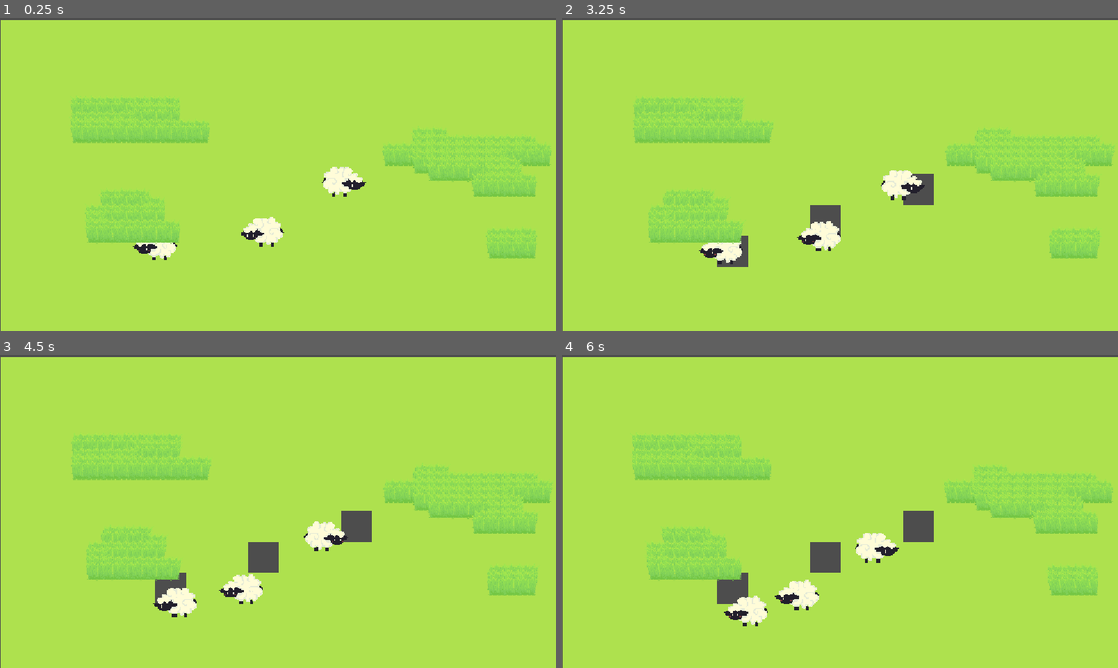
Above: before the commit, frames 1-4 (two rows, left to right).
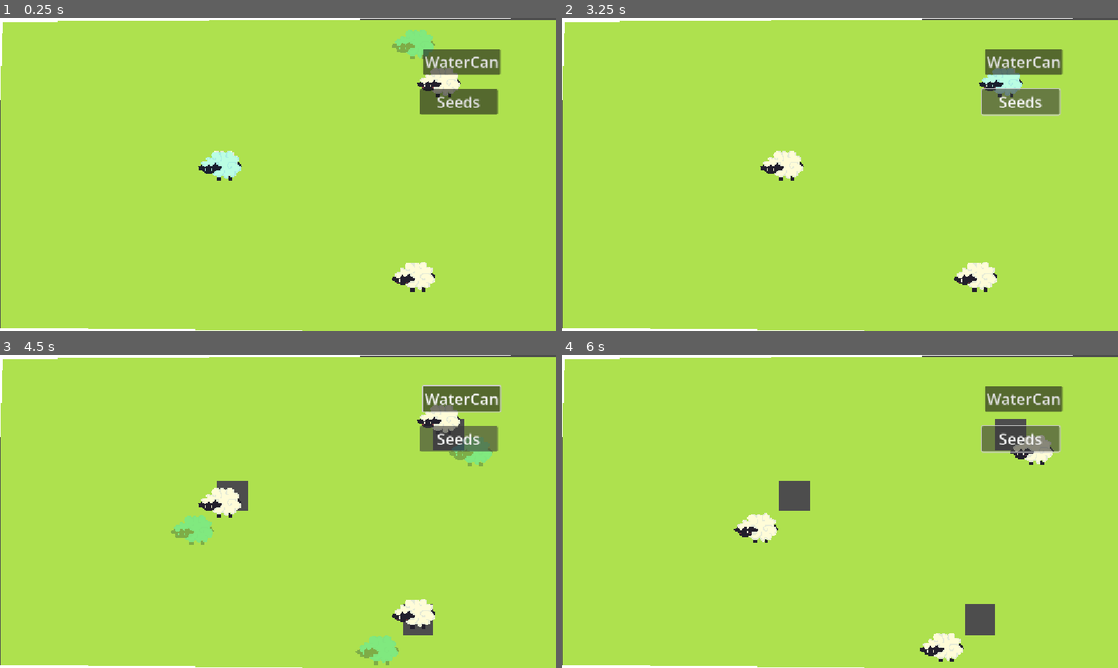
Above: after the commit, the same moments.

Repository: Somgolie/sheep-game-proto
Game: Godot game, scene res://World/open_field.tscn
Same seed, same stepped clock (60 frames per second), same inputs: the game is played once before the commit and once after it.
Inputs (mouse positions are in pixels of both pictures, inside the frame that each line leads up to):
- Up to frame 1 (0.25 s): no input
- Up to frame 2 (3.25 s): click (1023, 61) at 0.5 s, where only the run after the commit has a clickable "WaterCan"; click (1023, 102) at 1.25 s, where only the run after the commit has a clickable "Seeds"; hold Right (Right) 2.03-2.78 s; hold Down (Down) from 2.78 s (still down)
- Up to frame 3 (4.5 s): release Down (Down) at 3.53 s; hold Right (Right) 3.53-4.28 s; hold Up (Up) from 4.28 s (still down)
- Up to frame 4 (6 s): release Up (Up) at 5.03 s; hold Left (Left) from 5.03 s (still down)

The runs differ from the first frame. In frame 1, 14% of the frame differs, in the area x 0-100%, y 0-100%; in frame 2, 15%; in frame 3, 17%; in frame 4, 16%.

Commit message:
Added SheepAi constricting inside viewbox space
also added ui i guess

Diff:
--- /dev/null
+++ b/Actors/sheep.tscn
@@ -0,0 +1,50 @@
+[gd_scene format=3 uid="uid://dyug3ipaocltk"]
+
+[ext_resource type="Texture2D" uid="uid://cbdmqyn2wpw01" path="res://sheepsvg1.svg" id="1_t2roc"]
+[ext_resource type="Script" uid="uid://ei0624qd1nh" path="res://Actors/sheepAi.gd" id="2_antod"]
+
+[sub_resource type="RectangleShape2D" id="RectangleShape2D_3bsjv"]
+size = Vector2(80, 57)
+
+[sub_resource type="RectangleShape2D" id="RectangleShape2D_ju73n"]
+size = Vector2(34.70588, 22.941174)
+
+[node name="Sheep" type="Node2D" unique_id=1622407135]
+script = ExtResource("2_antod")
+
+[node name="Sheepsvg1" type="Sprite2D" parent="." unique_id=1012641738]
+self_modulate = Color(0.99999994, 0.9876768, 0.84645057, 1)
+y_sort_enabled = true
+texture_filter = 1
+scale = Vector2(1.72, 1.72)
+texture = ExtResource("1_t2roc")
+
+[node name="Area2D" type="Area2D" parent="." unique_id=1050865333]
+visible = false
+disable_mode = 1
+monitoring = false
+monitorable = false
+
+[node name="CollisionShape2D" type="CollisionShape2D" parent="Area2D" unique_id=1164576548]
+visible = false
+position = Vector2(0, -4.5)
+shape = SubResource("RectangleShape2D_3bsjv")
+
+[node name="Ghost" type="Sprite2D" parent="." unique_id=1142592679]
+self_modulate = Color(0.019607844, 1, 1, 0)
+texture_filter = 1
+scale = Vector2(1.7, 1.7)
+texture = ExtResource("1_t2roc")
+
+[node name="GhostArea" type="Area2D" parent="Ghost" unique_id=1668322028]
+
+[node name="CollisionShape2D" type="CollisionShape2D" parent="Ghost/GhostArea" unique_id=2057412930]
+position = Vector2(1.4705887, -2.0588236)
+scale = Vector2(1.0000002, 1.0000002)
+shape = SubResource("RectangleShape2D_ju73n")
+debug_color = Color(0.7151348, 0.41863102, 0.63895655, 0.41960785)
+
+[connection signal="area_entered" from="Area2D" to="." method="_on_area_2d_area_entered"]
+[connection signal="area_shape_entered" from="Area2D" to="." method="_on_area_2d_area_shape_entered"]
+[connection signal="area_entered" from="Ghost/GhostArea" to="." method="_on_ghost_area_area_entered"]
+[connection signal="area_exited" from="Ghost/GhostArea" to="." method="_on_ghost_area_area_exited"]
--- a/Actors/sheepAi.gd
+++ b/Actors/sheepAi.gd
@@ -1,4 +1,4 @@
-extends Sprite2D
+extends Node2D
 ##states are: idle,grazing,roaming
 ##sheep roams to a random tile,then either idles or grazes 50% to graze again
 ##or roam
@@ -10,40 +10,59 @@
 var state_idle:bool
 var roam_destination:Vector2
 @export var speed:float
-@onready var grass_field:TileMapLayer=$"../GroundLayer2"
+@export var grass_field:TileMapLayer
+@onready var ghost=$Ghost
+var out_of_bounds:bool
 var t=0
 var rng = RandomNumberGenerator.new()
 func _ready() -> void:
+	out_of_bounds=false
+	state_roam=false
+	$Ghost.self_modulate=Color(0.02, 1.0, 1.0, 0.275)
 	roam()
-	roam_destination=position
+	roam_destination=global_position
 func _process(delta: float) -> void:
 	t += delta * 0.01
 	if state_roam==true:
-		position=position.lerp(roam_destination,t*speed)
-		if position.distance_to(roam_destination)<0.5:
+		$Ghost.self_modulate=Color(0.02, 1.0, 1.0, 0.0)
+		global_position=global_position.lerp(roam_destination,t*speed)
+		if global_position.distance_to(roam_destination)<0.5:
 			graze()
-			position=roam_destination
+			global_position=roam_destination
 			state_roam=false
 			t=0
 
 func roam():
+	$Ghost.self_modulate=Color(0.02, 1.0, 1.0, 0.275)
+	ghost.global_position=global_position
 	var dir=rng.randi_range(0,2)
 	var dir_2=rng.randi_range(0,2)
 	var dist=rng.randi_range(50,100)
 
 	if dir==0:
-		roam_destination.x=position.x
+		roam_destination.x=global_position.x
 	if dir==1:
 		roam_destination.x+=dist
 	if dir==2:
 		roam_destination.x-=dist
 	if dir_2==0:
-		roam_destination.y=position.y
+		roam_destination.y=global_position.y
 	if dir_2==1:
 		roam_destination.y+=dist
 	if dir_2==2:
 		roam_destination.y-=dist
-	state_roam=true
+
+	var prev_pos=ghost.global_position
+	ghost.global_position=roam_destination
+	await get_tree().create_timer(1).timeout
+	if out_of_bounds==false:
+		state_roam=true
+	else:
+		state_roam=false
+		ghost.global_position=prev_pos
+		graze()
+		out_of_bounds=false
+		return
 	#if dist%2 !=0:
 		#
 	#else:
@@ -55,5 +74,25 @@
 func graze():
 	await get_tree().create_timer(3).timeout
 	roam()
-	grass_field.ate_grass(position)
+	grass_field.ate_grass(global_position)
 	#print(roam_destination)
+
+
+
+func _on_area_2d_area_entered(area: Area2D) -> void:
+	pass
+
+
+
+
+
+func _on_ghost_area_area_entered(area: Area2D) -> void:
+	if area.is_in_group("Worldborder"):
+		out_of_bounds=true
+		#go back
+
+
+func _on_ghost_area_area_exited(area: Area2D) -> void:
+	if area.is_in_group("Worldborder"):
+		out_of_bounds=false
+		#go back
--- /dev/null
+++ b/UI/hud.tscn
@@ -0,0 +1,27 @@
+[gd_scene format=3 uid="uid://dae0q5h7qb8it"]
+
+[node name="HUD" type="Control" unique_id=770740967]
+layout_mode = 3
+anchors_preset = 15
+anchor_right = 1.0
+anchor_bottom = 1.0
+grow_horizontal = 2
+grow_vertical = 2
+
+[node name="watercan" type="Button" parent="." unique_id=1050621871]
+layout_mode = 0
+offset_left = 870.0
+offset_top = 76.0
+offset_right = 1031.0
+offset_bottom = 129.0
+theme_override_font_sizes/font_size = 32
+text = "WaterCan"
+
+[node name="Seeds" type="Button" parent="." unique_id=2143787508]
+layout_mode = 0
+offset_left = 864.0
+offset_top = 159.0
+offset_right = 1025.0
+offset_bottom = 212.0
+theme_override_font_sizes/font_size = 32
+text = "Seeds"
--- a/World/open_field.tscn
+++ b/World/open_field.tscn
@@ -8,8 +8,8 @@
 [ext_resource type="Texture2D" uid="uid://lwty8twu5psm" path="res://grass_tileset_16x16.png" id="5_tbww1"]
 [ext_resource type="Texture2D" uid="uid://cdvcccyn8jmpg" path="res://grasslayout2.svg" id="6_tbww1"]
 [ext_resource type="Texture2D" uid="uid://dssqra8fvef6o" path="res://grassblade4.svg" id="7_tbww1"]
-[ext_resource type="Texture2D" uid="uid://cbdmqyn2wpw01" path="res://sheepsvg1.svg" id="8_8xq3k"]
-[ext_resource type="Script" uid="uid://ei0624qd1nh" path="res://Actors/sheepAi.gd" id="10_lrjo8"]
+[ext_resource type="PackedScene" uid="uid://dyug3ipaocltk" path="res://Actors/sheep.tscn" id="9_8xq3k"]
+[ext_resource type="PackedScene" uid="uid://dae0q5h7qb8it" path="res://UI/hud.tscn" id="10_lrjo8"]
 
 [sub_resource type="TileSetAtlasSource" id="TileSetAtlasSource_lrjo8"]
 texture = ExtResource("1_tbww1")
@@ -147,6 +147,12 @@
 [sub_resource type="TileSet" id="TileSet_ju73n"]
 sources/0 = SubResource("TileSetAtlasSource_vhrib")
 
+[sub_resource type="RectangleShape2D" id="RectangleShape2D_8ikgv"]
+size = Vector2(196, 827)
+
+[sub_resource type="RectangleShape2D" id="RectangleShape2D_ju73n"]
+size = Vector2(1193.5, 213.75)
+
 [node name="OpenField" type="Node2D" unique_id=761088389]
 
 [node name="ColorRect" type="ColorRect" parent="." unique_id=1316881188]
@@ -165,39 +171,55 @@
 tile_set = SubResource("TileSet_8ikgv")
 script = ExtResource("4_hf6y2")
 
-[node name="Sheepsvg1" type="Sprite2D" parent="." unique_id=1752427935]
-self_modulate = Color(0.99999994, 0.9876768, 0.84645057, 1)
-y_sort_enabled = true
-texture_filter = 1
-position = Vector2(545.00006, 446.00006)
-scale = Vector2(1.72, 1.72)
-texture = ExtResource("8_8xq3k")
-script = ExtResource("10_lrjo8")
-speed = 0.4
-
-[node name="Sheepsvg2" type="Sprite2D" parent="." unique_id=1635371653]
-self_modulate = Color(0.99999994, 0.9876768, 0.84645057, 1)
-y_sort_enabled = true
-texture_filter = 1
-position = Vector2(324.03998, 474.03998)
-scale = Vector2(1.72, 1.72)
-texture = ExtResource("8_8xq3k")
-script = ExtResource("10_lrjo8")
-speed = 0.3
-
-[node name="Sheepsvg3" type="Sprite2D" parent="." unique_id=1826553889]
-self_modulate = Color(0.99999994, 0.9876768, 0.84645057, 1)
-y_sort_enabled = true
-texture_filter = 1
-position = Vector2(710.04, 342.03998)
-scale = Vector2(1.72, 1.72)
-texture = ExtResource("8_8xq3k")
-flip_h = true
-script = ExtResource("10_lrjo8")
-speed = 0.2
-
 [node name="TileMapLayer" type="TileMapLayer" parent="." unique_id=250753230]
+visible = false
 y_sort_enabled = true
 material = SubResource("ShaderMaterial_jsehw")
 tile_map_data = PackedByteArray("AAAFAAsAAAAAAAAAAAAGAAsAAAAAAAAAAAAHAAsAAAAAAAAAAAAIAAsAAAAAAAAAAAAJAAsAAAAAAAAAAAAKAA …(1264 unchanged characters)…
 tile_set = SubResource("TileSet_ju73n")
+
+[node name="Border" type="Sprite2D" parent="." unique_id=987699161]
+
+[node name="Polygon2D" type="Polygon2D" parent="Border" unique_id=593653401]
+polygon = PackedVector2Array(6, 3, -129, 6, -99, 804, 1362, 793, 1349, -116, -126, -112, -133, 37, 6, 8, 1216, 0, 1152, 6, 1163, 652, -13, 641)
+
+[node name="Area2D" type="Area2D" parent="Border" unique_id=1115062786 groups=["Worldborder"]]
+
+[node name="CollisionShape2D" type="CollisionShape2D" parent="Border/Area2D" unique_id=1426444518 groups=["Worldborder"]]
+position = Vector2(-69, 336)
+shape = SubResource("RectangleShape2D_8ikgv")
+
+[node name="CollisionShape2D2" type="CollisionShape2D" parent="Border/Area2D" unique_id=152544892 groups=["Worldborder"]]
+position = Vector2(1225, 377)
+shape = SubResource("RectangleShape2D_8ikgv")
+
+[node name="CollisionShape2D3" type="CollisionShape2D" parent="Border/Area2D" unique_id=536581252 groups=["Worldborder"]]
+position = Vector2(591.25, -81.875)
+shape = SubResource("RectangleShape2D_ju73n")
+
+[node name="CollisionShape2D4" type="CollisionShape2D" parent="Border/Area2D" unique_id=587202194 groups=["Worldborder"]]
+position = Vector2(588, 737.75)
+shape = SubResource("RectangleShape2D_ju73n")
+
+[node name="Sheep" parent="." unique_id=1622407135 node_paths=PackedStringArray("grass_field") instance=ExtResource("9_8xq3k")]
+position = Vector2(458, 309)
+speed = 1.0
+grass_field = NodePath("../GroundLayer2")
+
+[node name="Sheep2" parent="." unique_id=1962912905 node_paths=PackedStringArray("grass_field") instance=ExtResource("9_8xq3k")]
+position = Vector2(912, 137)
+speed = 1.0
+grass_field = NodePath("../GroundLayer2")
+
+[node name="Sheep3" parent="." unique_id=1046353034 node_paths=PackedStringArray("grass_field") instance=ExtResource("9_8xq3k")]
+position = Vector2(859, 539)
+speed = 1.0
+grass_field = NodePath("../GroundLayer2")
+
+[node name="CanvasLayer" type="CanvasLayer" parent="." unique_id=931263969]
+
+[node name="HUD" parent="CanvasLayer" unique_id=770740967 instance=ExtResource("10_lrjo8")]
+offset_left = 6.0
+offset_top = -12.0
+offset_right = 6.0
+offset_bottom = -12.0
--- a/project.godot
+++ b/project.godot
@@ -18,6 +18,10 @@
 [display]
 
 window/stretch/mode="canvas_items"
+
+[global_group]
+
+Worldborder=""
 
 [input]
 
